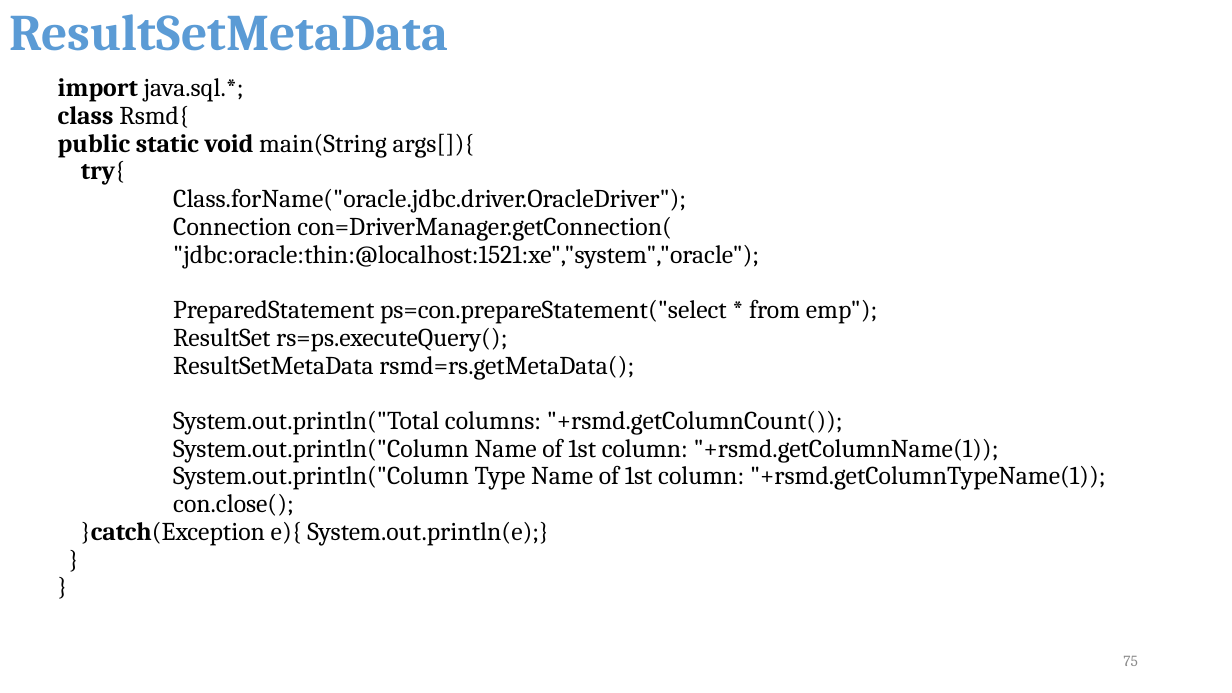
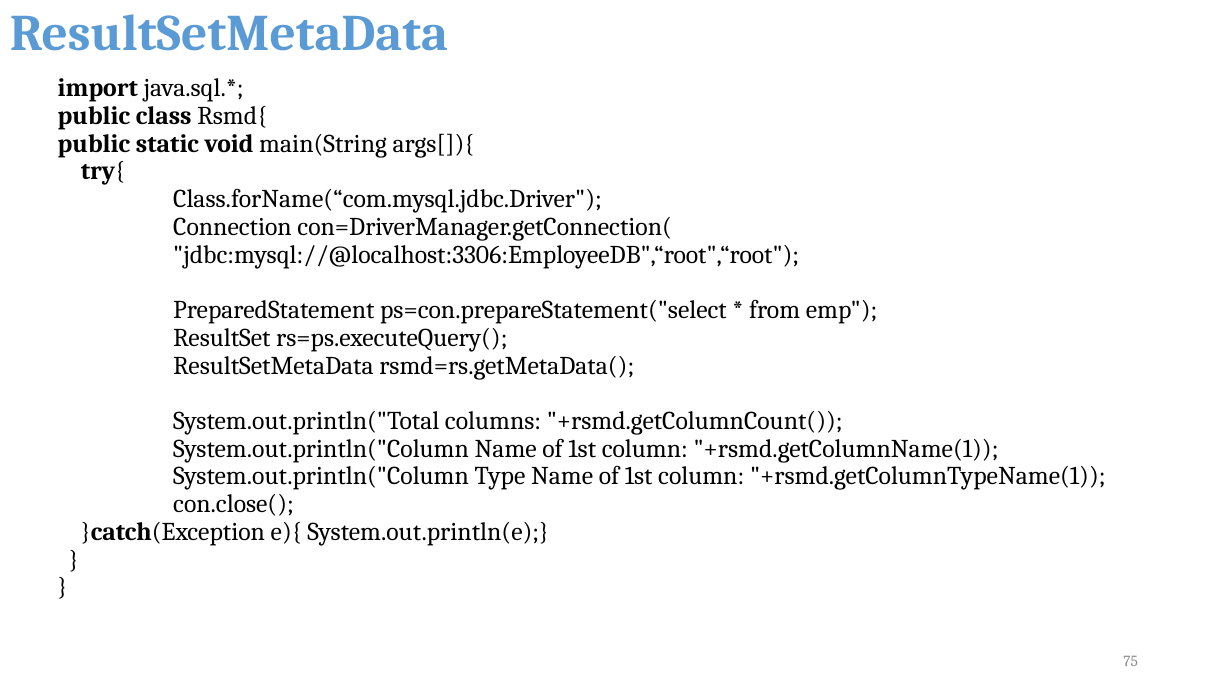
Before and after one commit to suniljeevan/Scalable-Application-Development-using-Java, a slide deck: slide 75 of COURSE MATERIALS/Module3_CSE2503.pptx. Drawn at 1232x693 pixels with LibreOffice and Linux fonts; fonts in the diff are those of the drawing; background and template pictures are left out. Boxes give left, top, right and bottom in pixels: in the first picture for what was removed or moved away, otherwise in the second. Text is boxed around its words. In the diff, an @@ line names an element or a change of style, - is before the commit and + after.

```diff
--- a/COURSE MATERIALS/Module3_CSE2503.pptx
+++ b/COURSE MATERIALS/Module3_CSE2503.pptx
@@ text at bbox=[58, 101, 267, 130]: text changed @@
-class Rsmd{
+public class Rsmd{
@@ text at bbox=[173, 188, 602, 213]: text changed @@
-Class.forName("oracle.jdbc.driver.OracleDriver");
+Class.forName(“com.mysql.jdbc.Driver");
@@ text at bbox=[173, 239, 799, 268]: text changed @@
-"jdbc:oracle:thin:@localhost:1521:xe","system","oracle");
+"jdbc:mysql://@localhost:3306:EmployeeDB",“root",“root");
```
Also in this commit, not shown: 3 other slides changed, 1 slide added, 3 other files.
